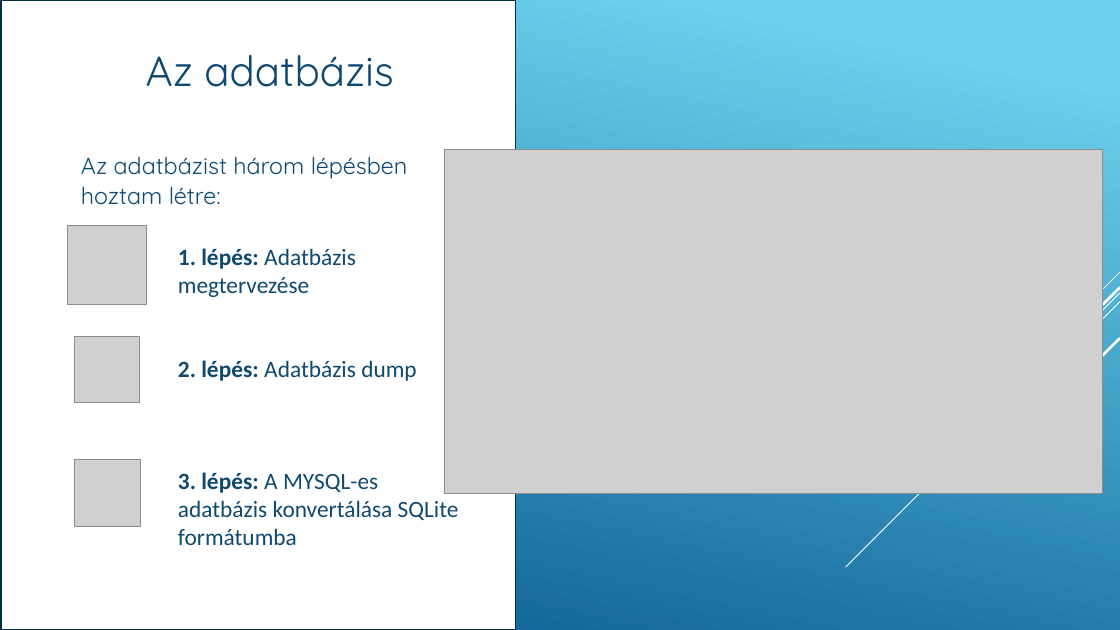
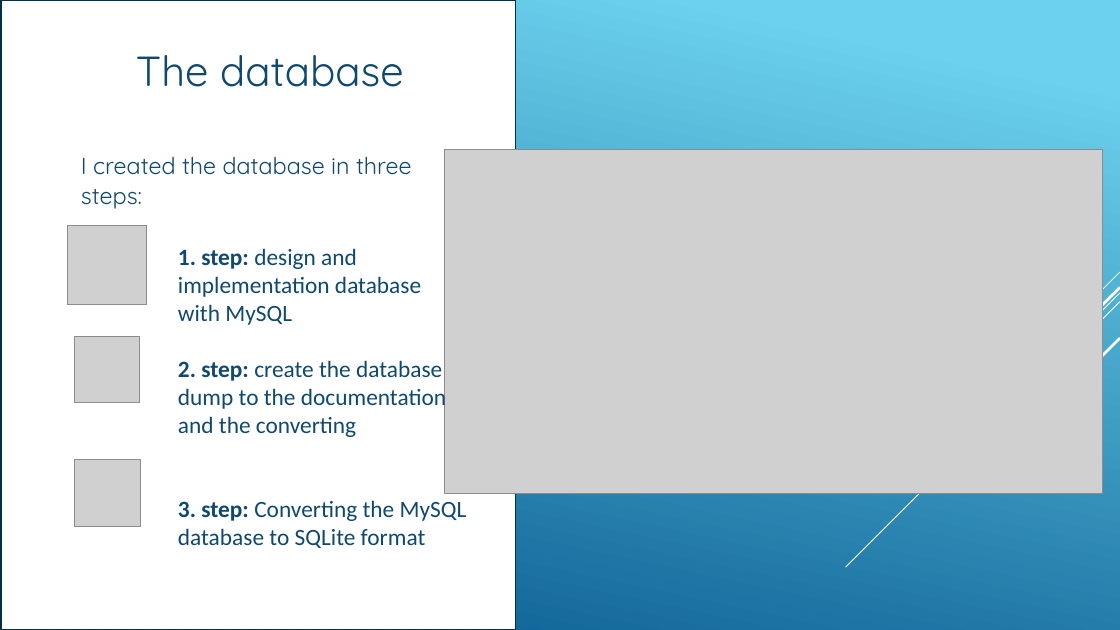
Before and after one commit to lukrecia602/project, a slide deck: slide 6 of Valutaváltó_Márta.pptx. Drawn at 1120x630 pixels with LibreOffice and Linux fonts; fonts in the diff are those of the drawing; grey boxes stand for pictures. Boxes give left, top, right and bottom in pixels: in the first picture for what was removed or moved away, otherwise in the second. Text is boxed around its words. In the diff, an @@ line names an element or a change of style, - is before the commit and + after.

Commit message:
Angolitva

```diff
--- a/Valutaváltó_Márta.pptx
+++ b/Valutaváltó_Márta.pptx
@@ text at (x1=136, y1=55, x2=404, y2=87): text changed @@
-Az adatbázis
+The database
@@ text at (x1=81, y1=157, x2=412, y2=209): text changed @@
-▶ Az adatbázist három lépésben hoztam létre:
+▶ I created the database in three steps:
@@ text at (x1=178, y1=248, x2=467, y2=548): text changed @@
-1. lépés: Adatbázis megtervezése
-2. lépés: Adatbázis dump
-3. lépés: A MYSQL-es adatbázis konvertálása SQLite formátumba
+1. step: design and implementation database with MySQL
+2. step: create the database dump to the documentation and the converting
+3. step: Converting the MySQL database to SQLite format
```
